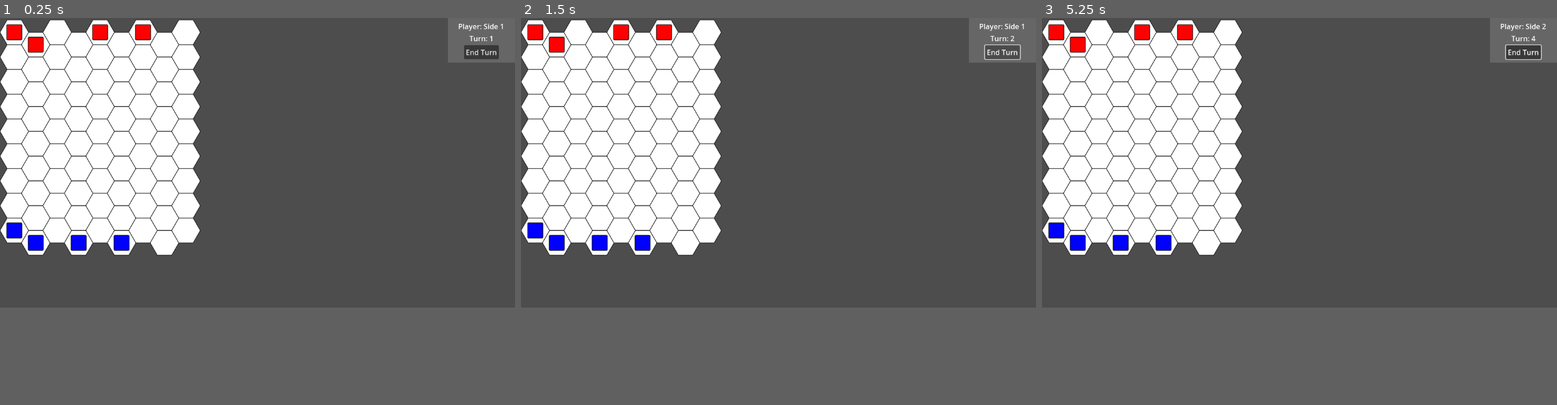
Above: before the commit, frames 1-3 (left to right).
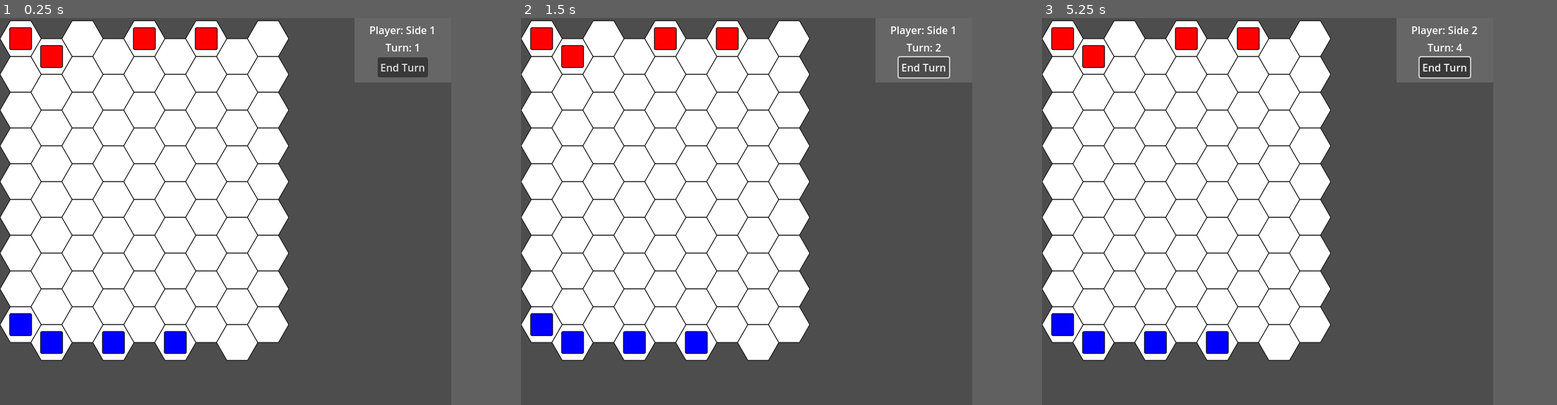
Above: after the commit, the same moments.

Repository: Bly7/1-week-wargame
Game: Godot game, scene res://main.tscn
The game is run twice, just before and just after one commit, with the same random seed, the same clock (stepped at 60 frames per second) and the same inputs.
Inputs (mouse positions are in pixels of both pictures, inside the frame that each line leads up to):
- Up to frame 1 (0.25 s): no input
- Up to frame 2 (1.5 s): click "End Turn" at 0.5 s; click "End Turn" at 1.25 s
- Up to frame 3 (5.25 s): click "End Turn" at 2 s; tap Enter at 2.75, 4.25 s; move the mouse to (1412, 149) at 2.77 s; click (1412, 149) at 2.92 s; tap Space at 3.5, 5 s; move the mouse to (1196, 176) at 3.52 s; click (1196, 176) at 3.67 s; move the mouse to (1351, 99) at 4.27 s; click (1351, 99) at 4.42 s; move the mouse to (1273, 219) at 5.02 s; click (1273, 219) at 5.17 s
The window is 799x449 before the commit and 700x600 after it. Grey fills any space a smaller window leaves; there, only what the larger window draws over its background counts as a difference.

The runs differ from the first frame. In frame 1, 33% of the frame differs, in the area x 0-100%, y 0-89%; in frame 2, 33%; in frame 3, 33%.

Commit message:
Day 4 — Win Conditions

Diff:
--- a/Map/map.gd
+++ b/Map/map.gd
@@ -85,6 +85,12 @@
 
 	return neighbors
 
+
+# Check if two tiles are neighbors
+func areTilesNeighbors(tile1: Tile, tile2: Tile) -> bool:
+	var neighbors = getNeighborTiles(tile1)
+	return tile2 in neighbors
+
 # Get the tile at a specific grid position
 func getTileAtGrid(grid_pos: Vector2):
 	if grid_pos.x < 0 or grid_pos.x >= map_size.x:
--- /dev/null
+++ b/UI/uiGameOver/uiGameOver.gd
@@ -0,0 +1,19 @@
+extends Control
+
+@onready var winnerLabel: Label = $MarginContainer/VBoxContainer/WinnerLabel
+@onready var restartButton: Button = $MarginContainer/VBoxContainer/MarginContainer/RestartButton
+
+func _ready() -> void:
+	pass
+
+# Sets the winner text on the game over screen
+func setWinnerText(text: String) -> void:
+	winnerLabel.text = text
+
+# Binds the restart button to a callback function
+func bindRestartButton(callback: Callable) -> void:
+	restartButton.pressed.connect(callback)
+
+# Sets the visibility of the game over screen
+func setVisibility(new_visibility: bool) -> void:
+	self.visible = new_visibility
--- /dev/null
+++ b/UI/uiGameOver/uiGameOver.tscn
@@ -0,0 +1,74 @@
+[gd_scene load_steps=3 format=3 uid="uid://dxxt0y80fcyoi"]
+
+[ext_resource type="Script" uid="uid://b0m80ml1exqdo" path="res://UI/uiGameOver/uiGameOver.gd" id="1_sfe5j"]
+
+[sub_resource type="StyleBoxLine" id="StyleBoxLine_3rjr8"]
+color = Color(0.68969953, 0.68969965, 0.6896996, 1)
+thickness = 2
+
+[node name="UiGameOver" type="Control"]
+layout_mode = 3
+anchors_preset = 0
+offset_left = -150.0
+offset_top = -200.0
+offset_right = 150.0
+offset_bottom = 200.0
+script = ExtResource("1_sfe5j")
+
+[node name="ColorRect" type="ColorRect" parent="."]
+layout_mode = 1
+anchors_preset = 15
+anchor_right = 1.0
+anchor_bottom = 1.0
+grow_horizontal = 2
+grow_vertical = 2
+color = Color(0.43057036, 0.4305704, 0.4305704, 1)
+
+[node name="MarginContainer" type="MarginContainer" parent="."]
+layout_mode = 1
+anchors_preset = 15
+anchor_right = 1.0
+anchor_bottom = 1.0
+grow_horizontal = 2
+grow_vertical = 2
+theme_override_constants/margin_left = 5
+theme_override_constants/margin_top = 5
+theme_override_constants/margin_right = 5
+theme_override_constants/margin_bottom = 5
+
+[node name="VBoxContainer" type="VBoxContainer" parent="MarginContainer"]
+layout_mode = 2
+
+[node name="GameOverLabel" type="Label" parent="MarginContainer/VBoxContainer"]
+custom_minimum_size = Vector2(0, 40)
+layout_mode = 2
+theme_override_font_sizes/font_size = 24
+text = "Game Over"
+horizontal_alignment = 1
+vertical_alignment = 1
+
+[node name="HSeparator" type="HSeparator" parent="MarginContainer/VBoxContainer"]
+layout_mode = 2
+theme_override_styles/separator = SubResource("StyleBoxLine_3rjr8")
+
+[node name="WinnerLabel" type="Label" parent="MarginContainer/VBoxContainer"]
+layout_mode = 2
+theme_override_font_sizes/font_size = 20
+text = "Side 0 Wins!"
+horizontal_alignment = 1
+vertical_alignment = 1
+
+[node name="HSeparator2" type="HSeparator" parent="MarginContainer/VBoxContainer"]
+layout_mode = 2
+theme_override_styles/separator = SubResource("StyleBoxLine_3rjr8")
+
+[node name="MarginContainer" type="MarginContainer" parent="MarginContainer/VBoxContainer"]
+layout_mode = 2
+theme_override_constants/margin_left = 40
+theme_override_constants/margin_top = 10
+theme_override_constants/margin_right = 40
+theme_override_constants/margin_bottom = 10
+
+[node name="RestartButton" type="Button" parent="MarginContainer/VBoxContainer/MarginContainer"]
+layout_mode = 2
+text = "Restart Game"
--- a/UI/uiUnitInfo/uiUnitInfo.tscn
+++ b/UI/uiUnitInfo/uiUnitInfo.tscn
@@ -5,7 +5,7 @@
 [node name="UiUnitInfo" type="Control"]
 layout_mode = 3
 anchors_preset = 0
-offset_right = 300.0
+offset_right = 200.0
 offset_bottom = 200.0
 script = ExtResource("1_kk4j3")
 
--- a/Unit/unit.gd
+++ b/Unit/unit.gd
@@ -84,6 +84,15 @@
 		if unit_tile != null:
 			map.highlightTile(unit_tile, Color(1, 0, 0).lerp(Color(1, 1, 1), 0.5)) # Highlight tile in red
 
+# Check if this unit can attack another unit
+func canAttackUnit(target_unit: Unit, map: Map) -> bool:
+	var can_attack = true
+	can_attack = can_attack and self != null and self.canAct()
+	can_attack = can_attack and self != target_unit and self.side != target_unit.side
+	can_attack = can_attack and map.areTilesNeighbors(map.getTileAtPixel(self.position), map.getTileAtPixel(target_unit.position))
+
+	return can_attack
+
 # Attack another unit
 # Might want to move this to the main script later
 func attackUnit(target_unit: Unit):
--- a/main.gd
+++ b/main.gd
@@ -19,9 +19,17 @@
 # Current turn number
 var turn_number: int = 1
 
+
+# Behind the Scenes variables
+var update_timer: float = 0.0
+var update_interval: float = 0.1
+var game_over: bool = false
+var winning_side: int = 0
+
 # UI References
 @onready var ui_unit_info: Control = $CanvasLayer/UiUnitInfo
 @onready var ui_end_turn: Control = $CanvasLayer/UiEndTurn
+@onready var ui_game_over: Control = $CanvasLayer/UiGameOver
 
 # Input handling
 
@@ -34,16 +42,17 @@
 	map.setMapSize(Vector2(9, 9))
 	map.placeTiles()
 
-	# Set up units on the map
-	setUpUnits()
-
-	# Set up UI
-	ui_unit_info.setVisibility(false)
-	ui_end_turn.bindSignals(endTurn)
-	ui_end_turn.setPlayerName("Side " + str(current_side))
-	ui_end_turn.setTurnNumber(turn_number)
+	# Start the game
+	startGame()
+
+
 
 func _input(event: InputEvent) -> void:
+
+	# Ignore the following input if the game is over
+	if game_over:
+		return
+
 	# Handle mouse clicks for unit selection
 	if event is InputEventMouseButton:
 		# Left mouse button click
@@ -56,11 +65,11 @@
 			var tile = map.getTileAtPixel(local_pos)
 
 			if unit != null:
+				var can_attack = selected_unit != null and selected_unit.canAttackUnit(unit, map)
 				# If clicking on an enemy unit while having a selected unit, attack
-				if selected_unit != null and selected_unit.canAct() and selected_unit != unit and selected_unit.side == current_side and unit.side != current_side:
+				if can_attack:
 					# Attack the unit
 					selected_unit.attackUnit(unit)
-					print("Attacked unit: ", unit.name)
 
 					# Deselect previous unit
 					ui_unit_info.setVisibility(false)
@@ -104,12 +113,65 @@
 			pass
 
 func _process(delta: float) -> void:
+
+	# Ignore following updates if the game is over
+	if game_over:
+		return
+
+	# Update timer for periodic updates
+	update_timer -= delta
+	if update_timer <= 0.0:
+		update_timer = update_interval
+		updateState(delta)
+
+
+func updateState(delta: float) -> void:
 	# Update units array to only include valid units
 	for unit in units:
 		if not is_instance_valid(unit):
 			units.erase(unit)
 
-	pass
+	# Check for end of turn conditions
+	var side_1_units = false
+	var side_2_units = false
+	for unit in units:
+		if unit.side == 1:
+			side_1_units = true
+		elif unit.side == 2:
+			side_2_units = true
+
+	if not side_1_units:
+		winning_side = 2
+		game_over = true
+	elif not side_2_units:
+		winning_side = 1
+		game_over = true
+
+	if game_over:
+		# Show game over UI
+		ui_game_over.setWinnerText("Side " + str(winning_side) + " Wins!")
+		ui_game_over.setVisibility(true)
+		ui_game_over.bindRestartButton(startGame)
+
+func startGame() -> void:
+	# Reset game state variables
+	current_side = 1
+	turn_number = 1
+	game_over = false
+	winning_side = 0
+
+	# Set up units on the map
+	setUpUnits()
+
+	# Set up UI
+	ui_unit_info.setVisibility(false)
+
+	ui_end_turn.bindSignals(endTurn)
+	ui_end_turn.setPlayerName("Side " + str(current_side))
+	ui_end_turn.setTurnNumber(turn_number)
+
+	ui_game_over.setVisibility(false)
+
 
 func endTurn() -> void:
 	# Advance to the next side's turn
@@ -133,6 +195,12 @@
 	ui_end_turn.setTurnNumber(turn_number)
 
 func setUpUnits():
+	# clear existing units
+	for unit in units:
+		if is_instance_valid(unit):
+			unit.queue_free()
+	units.clear()
+
 	# Side 1 units
 
 	# Lay them across the top row
--- a/main.tscn
+++ b/main.tscn
@@ -1,10 +1,11 @@
-[gd_scene load_steps=6 format=3 uid="uid://cnme1ca1ctfse"]
+[gd_scene load_steps=7 format=3 uid="uid://cnme1ca1ctfse"]
 
 [ext_resource type="Script" uid="uid://b4epf81vvpgj6" path="res://main.gd" id="1_0xm2m"]
 [ext_resource type="PackedScene" uid="uid://cji63g628h63s" path="res://Map/map.tscn" id="1_ig7tw"]
 [ext_resource type="PackedScene" uid="uid://cr7xklypp7juc" path="res://Unit/unit.tscn" id="3_h2yge"]
 [ext_resource type="PackedScene" uid="uid://papgf3g1dbaw" path="res://UI/uiUnitInfo/uiUnitInfo.tscn" id="4_1bvp3"]
 [ext_resource type="PackedScene" uid="uid://31mxrlofqlnm" path="res://UI/uiEndTurn/uiEndTurn.tscn" id="5_lquwl"]
+[ext_resource type="PackedScene" uid="uid://dxxt0y80fcyoi" path="res://UI/uiGameOver/uiGameOver.tscn" id="6_7mycd"]
 
 [node name="Main" type="Node2D"]
 script = ExtResource("1_0xm2m")
@@ -22,13 +23,23 @@
 offset_right = 0.0
 grow_horizontal = 0
 
+[node name="UiGameOver" parent="CanvasLayer" instance=ExtResource("6_7mycd")]
+visible = false
+anchors_preset = 8
+anchor_left = 0.5
+anchor_top = 0.5
+anchor_right = 0.5
+anchor_bottom = 0.5
+grow_horizontal = 2
+grow_vertical = 2
+
 [node name="UiUnitInfo" parent="CanvasLayer" instance=ExtResource("4_1bvp3")]
 anchors_preset = 3
 anchor_left = 1.0
 anchor_top = 1.0
 anchor_right = 1.0
 anchor_bottom = 1.0
-offset_left = -300.0
+offset_left = -200.0
 offset_top = -200.0
 offset_right = 0.0
 offset_bottom = 0.0
--- a/project.godot
+++ b/project.godot
@@ -15,6 +15,12 @@
 config/features=PackedStringArray("4.5", "GL Compatibility")
 config/icon="res://icon.svg"
 
+[display]
+
+window/size/viewport_width=700
+window/size/viewport_height=600
+window/size/resizable=false
+
 [rendering]
 
 renderer/rendering_method="gl_compatibility"
Not shown, added: UI/uiGameOver/uiGameOver.gd.uid
